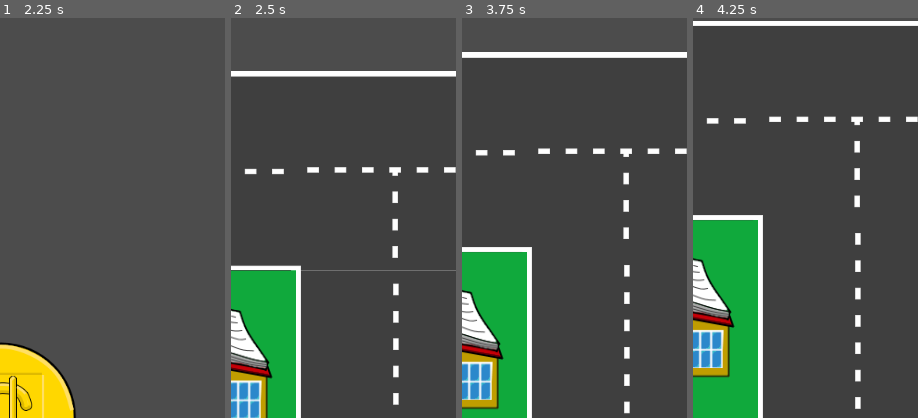
Above: before the commit, frames 1-4 (left to right).
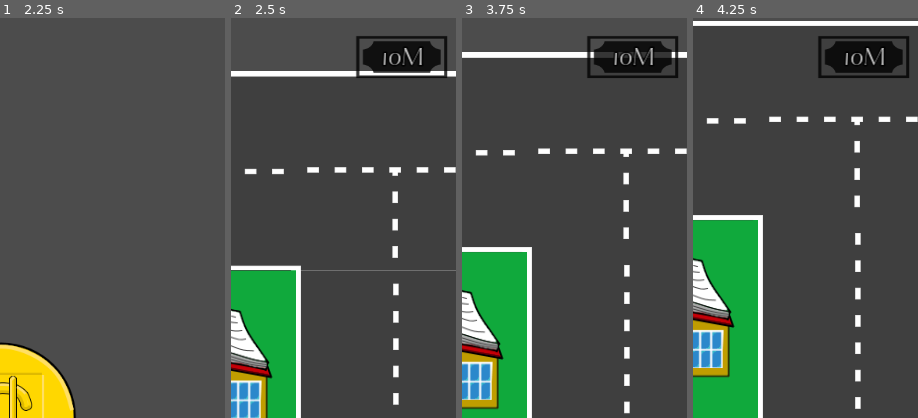
Above: after the commit, the same moments.

Repository: AndreMoukarzel/Grana-Preta
Game: Godot game, scene res://OpeningMenu.tscn
The game is run twice, just before and just after one commit, with the same random seed, the same clock (stepped at 60 frames per second) and the same inputs. The engine's default icon, where the game draws it, is replaced by a stand-in: a white triangle on a blue panel in a dark square.
Inputs (mouse positions are % of the whole screen's width and height, from its top left):
- Up to frame 1 (2.25 s): tap Enter at 0.5 s; move the mouse to (72, 45) at 0.52 s; click (72, 45) at 0.67 s; drag from (30, 55) to (45, 70) at 1.27 s; tap Space at 2 s; move the mouse to (60, 28) at 2.02 s; click (60, 28) at 2.17 s
- Up to frame 2 (2.5 s): no input
- Up to frame 3 (3.75 s): click (42, 39) at 2.75 s; click (8, 4) at 3.5 s
- Up to frame 4 (4.25 s): no input
The pictures show only the part of the screen within x 50-100%, y 0-50%; the shares and areas given below are measured in that part.

Frame 1 is identical in both runs. In frame 2, 3.3% of the frame differs, in the area x 55-97%, y 4-15%; in frame 3, 3.3%; in frame 4, 3.2%.

Commit message:
Add money display on City
Closes #54

Diff:
--- a/City.tscn
+++ b/City.tscn
@@ -1,18 +1,25 @@
-[gd_scene load_steps=9 format=2]
+[gd_scene load_steps=10 format=2]
 
 [ext_resource path="res://City.gd" type="Script" id=1]
-[ext_resource path="res://icon.png" type="Texture" id=2]
-[ext_resource path="res://school/School.png" type="Texture" id=3]
-[ext_resource path="res://broker/Broker.png" type="Texture" id=4]
-[ext_resource path="res://mine/Mine.png" type="Texture" id=5]
-[ext_resource path="res://irs/IRS.png" type="Texture" id=6]
-[ext_resource path="res://SwipeHandler.tscn" type="PackedScene" id=7]
-[ext_resource path="res://CityTileset.tres" type="TileSet" id=8]
+[ext_resource path="res://HUD.tscn" type="PackedScene" id=2]
+[ext_resource path="res://icon.png" type="Texture" id=3]
+[ext_resource path="res://school/School.png" type="Texture" id=4]
+[ext_resource path="res://broker/Broker.png" type="Texture" id=5]
+[ext_resource path="res://mine/Mine.png" type="Texture" id=6]
+[ext_resource path="res://irs/IRS.png" type="Texture" id=7]
+[ext_resource path="res://SwipeHandler.tscn" type="PackedScene" id=8]
+[ext_resource path="res://CityTileset.tres" type="TileSet" id=9]
 
 [node name="City" type="Control"]
 margin_right = 40.0
 margin_bottom = 40.0
 script = ExtResource( 1 )
+
+[node name="HUD" parent="." instance=ExtResource( 2 )]
+editor/display_folded = true
+
+[node name="Back" parent="HUD" index="0"]
+visible = false
 
 [node name="House" type="TextureButton" parent="."]
 visible = false
@@ -79,4 +86,6 @@
 [connection signal="pressed" from="Mine" to="." method="_on_Mine_pressed"]
 [connection signal="pressed" from="IRS" to="." method="_on_IRS_pressed"]
 
+[editable path="HUD"]
+
 [editable path="SwipeHandler"]
Not shown: 6 places in City.tscn that only renumber resources
